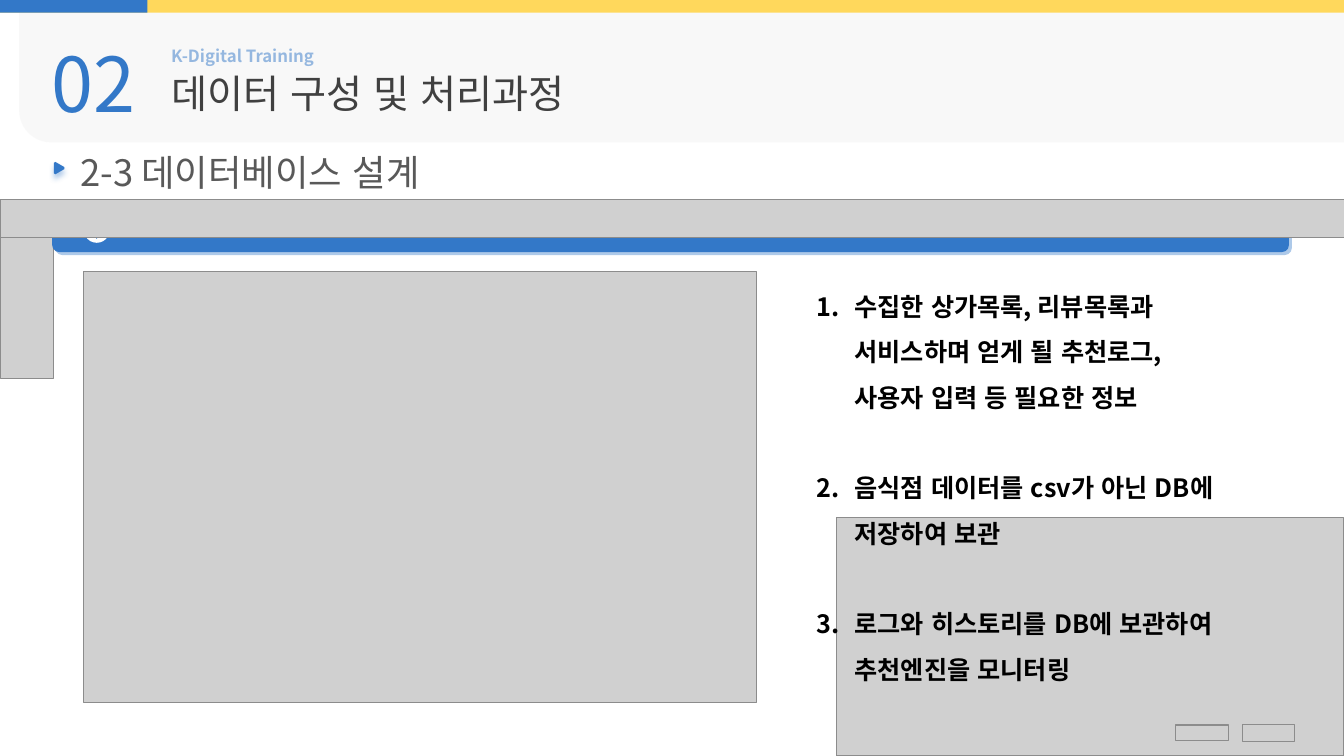
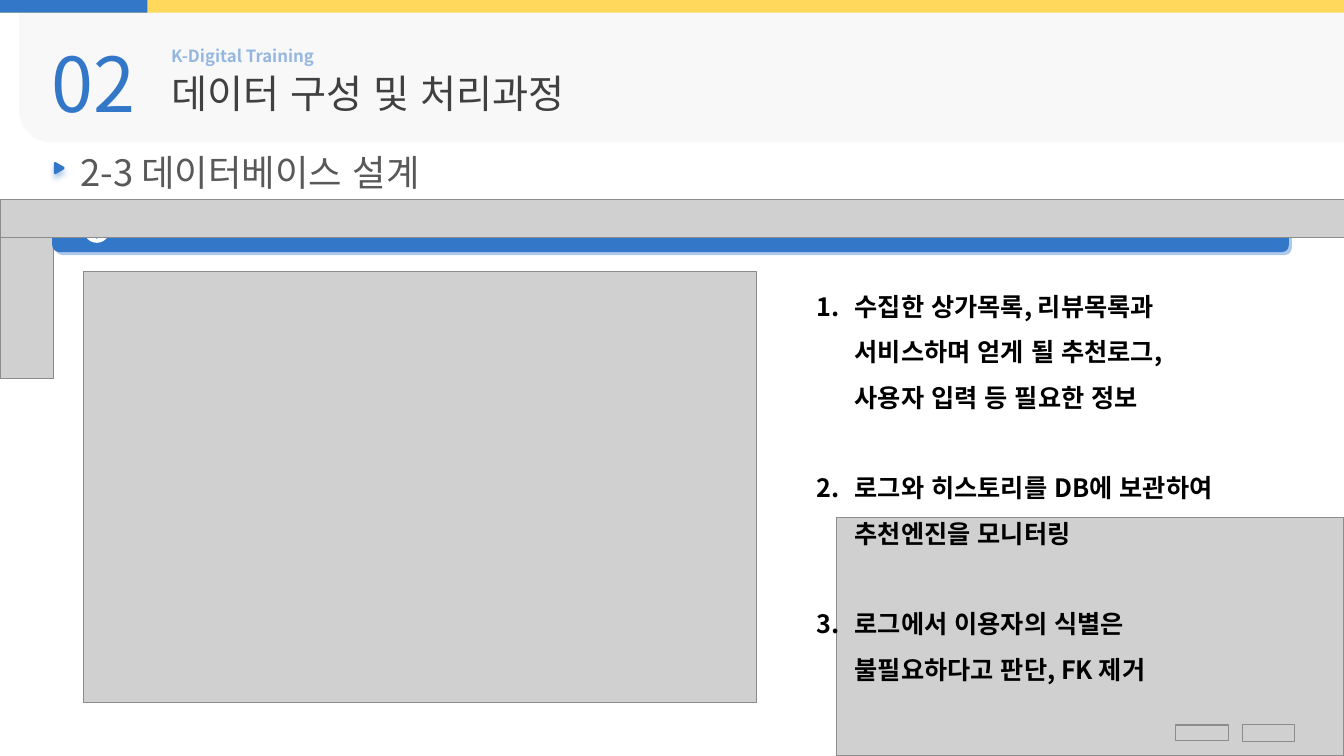
Before and after one commit to Hiddle00/project2_weather, a slide deck: slide 16 of 최종발표/05.D팀_최종발표.pptx. Drawn at 1344x756 pixels with LibreOffice and Linux fonts; fonts in the diff are those of the drawing; grey boxes stand for pictures. Boxes give left, top, right and bottom in pixels: in the first picture for what was removed or moved away, otherwise in the second. Text is boxed around its words. In the diff, an @@ line names an element or a change of style, - is before the commit and + after.

```diff
--- a/최종발표/05.D팀_최종발표.pptx
+++ b/최종발표/05.D팀_최종발표.pptx
@@ text at box(855, 476, 1213, 546): paragraph removed @@
-2. 음식점 데이터를 csv가 아닌 DB에 저장하여 보관
@@ text at box(855, 612, 1145, 684): paragraph added @@
+3. 로그에서 이용자의 식별은 불필요하다고 판단, FK 제거
```
Also in this commit, not shown: 14 other slides changed, 1 slide added, 4 slides removed, 10 other files.
